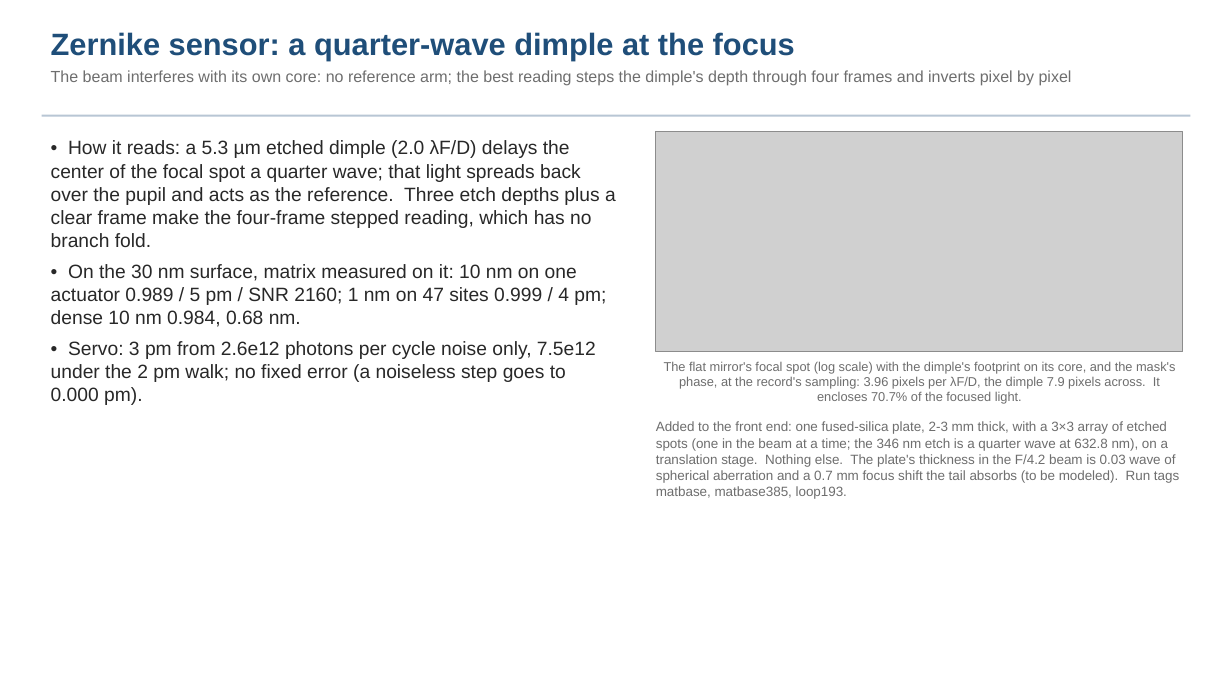
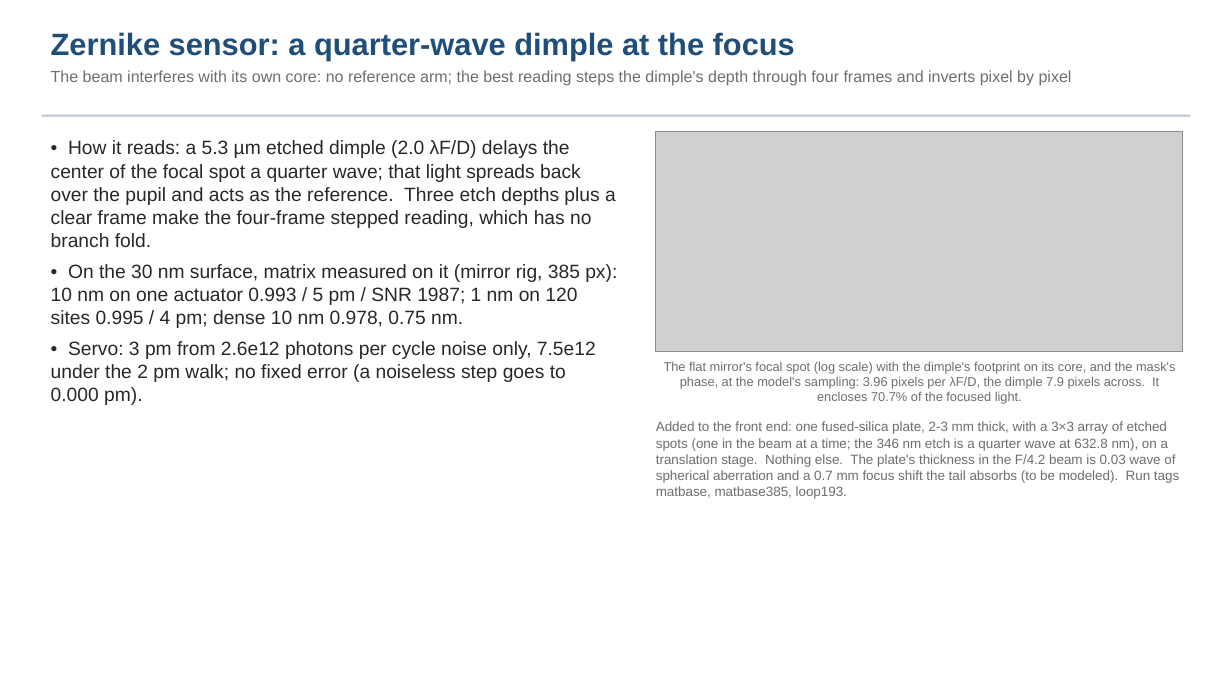
Before and after one commit to nasa-jpl/macos, a slide deck: slide 17 of demo_session/deck_gauges.pptx (slide 18 before the commit). Drawn at 1232x693 pixels with LibreOffice and Linux fonts; fonts in the diff are those of the drawing; grey boxes stand for pictures. Boxes give left, top, right and bottom in pixels: in the first picture for what was removed or moved away, otherwise in the second. Text is boxed around its words. In the diff, an @@ line names an element or a change of style, - is before the commit and + after.

```diff
--- a/demo_session/deck_gauges.pptx
+++ b/demo_session/deck_gauges.pptx
@@ text at <box>51,264,617,328</box>: text changed @@
-• On the 30 nm surface, matrix measured on it: 10 nm on one actuator 0.989 / 5 pm / SNR 2160; 1 nm on 47 sites 0.999 / 4 pm; dense 10 nm 0.984, 0.68 nm.
+• On the 30 nm surface, matrix measured on it (mirror rig, 385 px): 10 nm on one actuator 0.993 / 5 pm / SNR 1987; 1 nm on 120 sites 0.995 / 4 pm; dense 10 nm 0.978, 0.75 nm.
@@ text at <box>664,361,1175,404</box>: text changed @@
-The flat mirror's focal spot (log scale) with the dimple's footprint on its core, and the mask's phase, at the record's sampling: 3.96 pixels per λF/D, the dimple 7.9 pixels across. It encloses 70.7% of the focused light.
+The flat mirror's focal spot (log scale) with the dimple's footprint on its core, and the mask's phase, at the model's sampling: 3.96 pixels per λF/D, the dimple 7.9 pixels across. It encloses 70.7% of the focused light.
```
Also in this commit, not shown: 33 other slides changed, 1 slide added, 5 slides removed, 2 other files.
